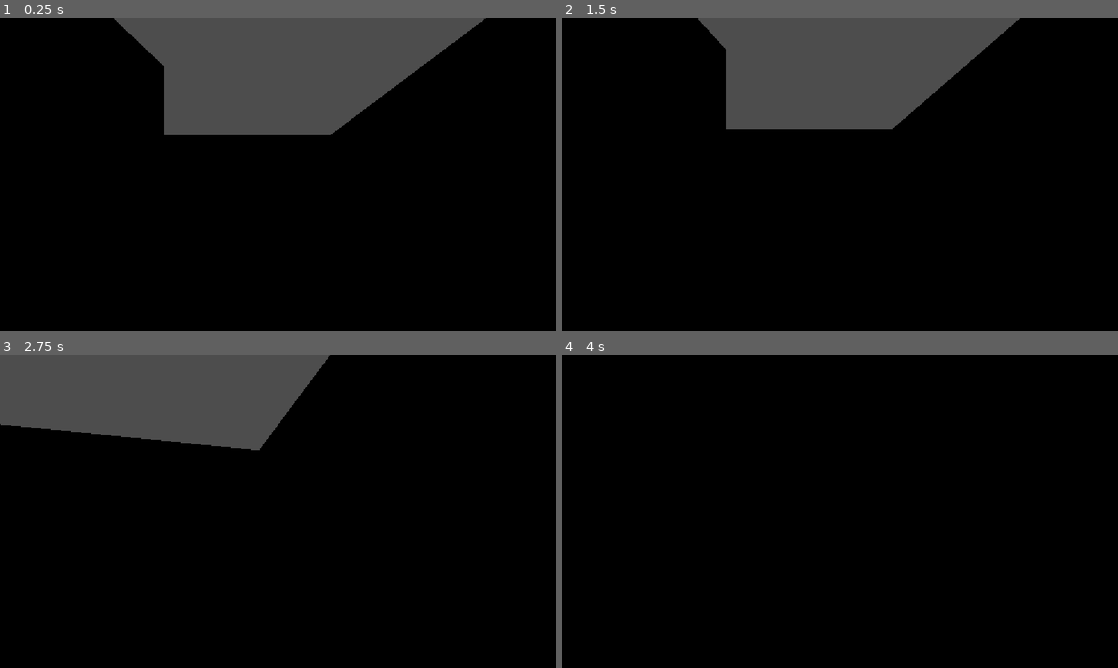
Above: before the commit, frames 1-4 (two rows, left to right).
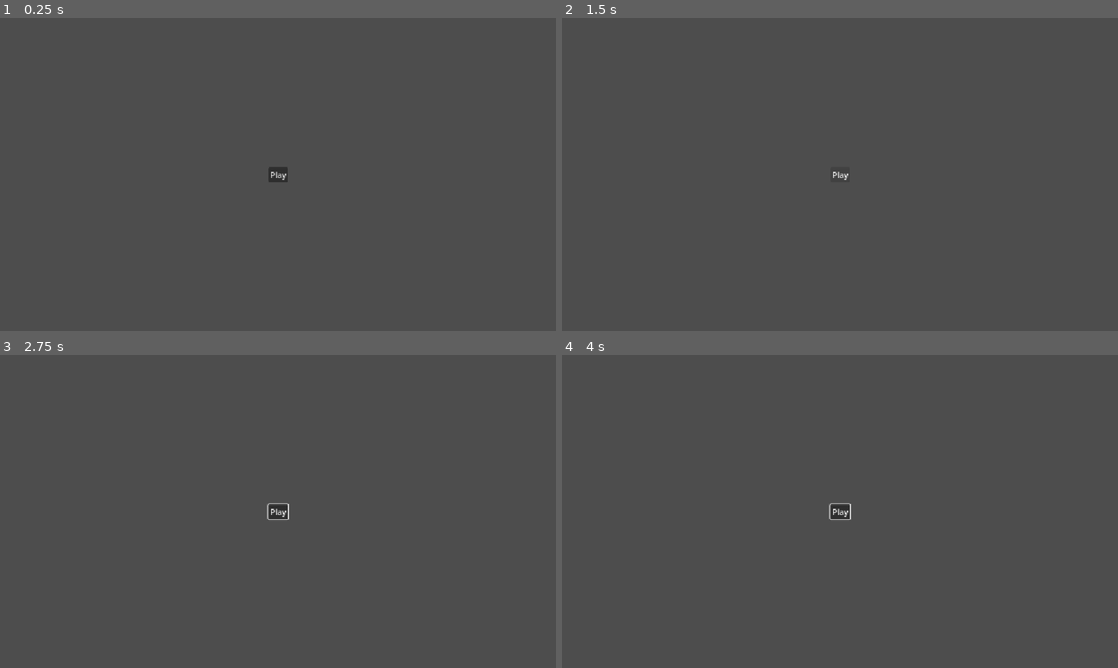
Above: after the commit, the same moments.

Repository: skueee/brackey2026
Game: Godot game, scene res://scenes/mainmenu.tscn
The game is run twice, just before and just after one commit, with the same random seed, the same clock (stepped at 60 frames per second) and the same inputs. Before the commit the project starts from res://scenes/game.tscn.
Inputs (mouse positions are in pixels of both pictures, inside the frame that each line leads up to):
- Up to frame 1 (0.25 s): no input
- Up to frame 2 (1.5 s): click (840, 174) at 0.5 s, where only the run after the commit has a clickable "Play"; click (840, 174) at 1.25 s, where only the run after the commit has a clickable "Play"
- Up to frame 3 (2.75 s): tap Enter (ui_accept) at 2, 2.27 s; move the mouse to (305, 511) at 2.02 s; hold Up (ui_up) from 2.03 s (still down); tap E (interact) at 2.1 s; click (305, 511) at 2.17 s
- Up to frame 4 (4 s): keep holding Up (ui_up); move the mouse to (812, 511) at 2.77 s; tap E (interact) at 2.85, 3.8 s; tap Enter (ui_accept) at 3.02 s; move the mouse to (851, 505) at 3.52 s; tap Alt at 3.6 s

The runs differ from the first frame. In frame 1, 83% of the frame differs, in the area x 0-100%, y 0-100%; in frame 2, 85%; in frame 3, 86%; in frame 4, 100%.

Commit message:
A lot like decoration and not finished stuff but I just crashed

Diff:
--- /dev/null
+++ b/materials/photo.tres
@@ -0,0 +1,13 @@
+[gd_resource type="StandardMaterial3D" format=3 uid="uid://tslaosehxrm3"]
+
+[ext_resource type="Texture2D" uid="uid://8fb343qwj81g" path="res://assets/toilets-frame_D7ShRPYXoAA-XXB.jpg" id="1_ulpqm"]
+
+[resource]
+resource_name = "photo"
+cull_mode = 2
+albedo_texture = ExtResource("1_ulpqm")
+roughness = 0.0
+uv1_scale = Vector3(0.3, 0.3, 0.3)
+uv1_offset = Vector3(0.675, 0, 0.63)
+uv1_triplanar = true
+metadata/_gltf_primary_texture_coord = 0
--- a/project.godot
+++ b/project.godot
@@ -11,7 +11,7 @@
 [application]
 
 config/name="brackey2026"
-run/main_scene="res://scenes/game.tscn"
+run/main_scene="uid://b5ewp582j3il3"
 config/features=PackedStringArray("4.7", "Forward Plus")
 config/icon="res://icon.svg"
 
@@ -65,6 +65,11 @@
 "events": [Object(InputEventKey,"resource_local_to_scene":false,"resource_name":"","device":-1,"window_id":0,"alt_press …(192 unchanged characters)…
 ]
 }
+sneak={
+"deadzone": 0.2,
+"events": [Object(InputEventKey,"resource_local_to_scene":false,"resource_name":"","device":-1,"window_id":0,"alt_pressed":false,"shift_pressed":false,"ctrl_pressed":false,"meta_pressed":false,"pressed":false,"keycode":0,"physical_keycode":4194325,"key_label":0,"unicode":0,"location":0,"echo":false,"script":null)
+]
+}
 
 [physics]
 
--- a/scenes/game.tscn
+++ b/scenes/game.tscn
@@ -1,11 +1,18 @@
 [gd_scene format=3 uid="uid://crvioi4ob8xt1"]
 
+[ext_resource type="Script" uid="uid://b7nhlqrdf2qkd" path="res://scripts/game.gd" id="1_vtaks"]
 [ext_resource type="PackedScene" uid="uid://dd2ddvbstoodt" path="res://scenes/map.tscn" id="1_yqjtg"]
 [ext_resource type="PackedScene" uid="uid://c74ksdhfjhvtd" path="res://scenes/player.tscn" id="2_lnu2h"]
 [ext_resource type="PackedScene" uid="uid://ql4hpth2club" path="res://scenes/main_door.tscn" id="4_iywne"]
 [ext_resource type="PackedScene" uid="uid://cn0pbgffmwyav" path="res://scenes/door.tscn" id="4_lbhrr"]
+[ext_resource type="PackedScene" uid="uid://2c7jcjr3wri1" path="res://scenes/toilet.tscn" id="5_iywne"]
+[ext_resource type="PackedScene" uid="uid://c3dhyg717wedy" path="res://assets/toilets-frame.glb" id="6_p57ef"]
+[ext_resource type="PackedScene" uid="uid://cmc138a4vua3q" path="res://scenes/lightbulb.tscn" id="7_u5sy4"]
+[ext_resource type="PackedScene" uid="uid://b10540qe4jw4t" path="res://assets/armchair.glb" id="8_gee14"]
+[ext_resource type="PackedScene" uid="uid://bgiiltvvongi1" path="res://assets/tv.glb" id="9_0tnpc"]
 
 [node name="Game" type="Node3D" unique_id=856012762]
+script = ExtResource("1_vtaks")
 
 [node name="map" parent="." unique_id=967062836 instance=ExtResource("1_yqjtg")]
 
@@ -24,5 +31,24 @@
 [node name="MainDoor" parent="." unique_id=1358464048 instance=ExtResource("4_iywne")]
 transform = Transform3D(-1, 0, -8.742278e-08, 0, 1, 0, 8.742278e-08, 0, -1, 2.98041, 2.0242095, 6.472859)
 
+[node name="toilet" parent="." unique_id=277518559 instance=ExtResource("5_iywne")]
+transform = Transform3D(1, 0, 0, 0, 1, 0, 0, 0, 1, 8.021408, -0.004638672, -2.202924)
+
+[node name="ToiletsFrame" parent="." unique_id=29138320 instance=ExtResource("6_p57ef")]
+transform = Transform3D(-0.5487974, -4.7977395e-08, -2.3988697e-08, 2.3988697e-08, 1.0485792e-15, -0.5487974, 4.7977395e-08, -0.5487974, 1.0485792e-15, 7.7956276, 3.2342277, 2.6971622)
+
+[node name="lightbulb" parent="." unique_id=1684636636 instance=ExtResource("7_u5sy4")]
+transform = Transform3D(1, 0, 0, 0, 1, 0, 0, 0, 1, 1, 3.0250945, -4)
+
+[node name="armchair" parent="." unique_id=1618154140 instance=ExtResource("8_gee14")]
+transform = Transform3D(-0.6111266, 0, -5.3426387e-08, 0, 0.6111266, 0, 5.3426387e-08, 0, -0.6111266, -1.7858963, 0.26276618, -0.60442877)
+
+[node name="tv" parent="." unique_id=854579743 instance=ExtResource("9_0tnpc")]
+transform = Transform3D(0.54213744, 0, 0, 0, 0.54213744, 0, 0, 0, 0.54213744, -1.8006163, 0.9917176, -4.4048705)
+
+[node name="GameTimer" type="Timer" parent="." unique_id=714791484]
+
+[connection signal="timeout" from="GameTimer" to="." method="_on_game_timer_timeout"]
+
 [editable path="map"]
 [editable path="map/map"]
--- /dev/null
+++ b/scenes/lightbulb.tscn
@@ -0,0 +1,23 @@
+[gd_scene format=3 uid="uid://cmc138a4vua3q"]
+
+[ext_resource type="PackedScene" uid="uid://5dql7r2lqg0o" path="res://assets/lightbulb.glb" id="1_x8a88"]
+
+[sub_resource type="SphereShape3D" id="SphereShape3D_mjfn4"]
+radius = 0.3901181
+
+[node name="lightbulb" type="StaticBody3D" unique_id=1684636636]
+
+[node name="lightbulb" parent="." unique_id=1478452539 instance=ExtResource("1_x8a88")]
+
+[node name="CollisionShape3D" type="CollisionShape3D" parent="." unique_id=1672011330]
+transform = Transform3D(1, 0, 0, 0, 1, 0, 0, 0, 1, 0, 0.023368955, 0)
+shape = SubResource("SphereShape3D_mjfn4")
+
+[node name="AreaLight3D" type="AreaLight3D" parent="." unique_id=1089545032]
+transform = Transform3D(1, 0, 0, 0, -4.371139e-08, 1, 0, -1, -4.371139e-08, 0, 1.1414025, 0)
+light_color = Color(1, 1, 0.92156863, 1)
+light_energy = 16.0
+light_indirect_energy = 2.387
+light_volumetric_fog_energy = 0.0
+light_size = 1.0
+area_size = Vector2(20.93733, 20.065393)
--- a/scenes/main_door.tscn
+++ b/scenes/main_door.tscn
@@ -1,6 +1,7 @@
 [gd_scene format=3 uid="uid://ql4hpth2club"]
 
 [ext_resource type="PackedScene" uid="uid://breosxps5ixtm" path="res://assets/maindoor.glb" id="1_eb4o0"]
+[ext_resource type="Script" uid="uid://pec2eun4hiq1" path="res://scripts/maindoor.gd" id="1_n3uea"]
 
 [sub_resource type="BoxShape3D" id="BoxShape3D_mjfn4"]
 size = Vector3(2.098877, 4.013672, 0.46176147)
@@ -9,6 +10,7 @@
 size = Vector3(0.2355957, 0.0625, 0.107788086)
 
 [node name="MainDoor" type="StaticBody3D" unique_id=1358464048]
+script = ExtResource("1_n3uea")
 
 [node name="maindoor" parent="." unique_id=118913933 instance=ExtResource("1_eb4o0")]
 
--- /dev/null
+++ b/scenes/mainmenu.tscn
@@ -0,0 +1,27 @@
+[gd_scene format=3 uid="uid://b5ewp582j3il3"]
+
+[node name="Mainmenu" type="Control" unique_id=1373687733]
+layout_mode = 3
+anchors_preset = 15
+anchor_right = 1.0
+anchor_bottom = 1.0
+grow_horizontal = 2
+grow_vertical = 2
+
+[node name="VBoxContainer" type="VBoxContainer" parent="." unique_id=902772689]
+layout_mode = 1
+anchors_preset = 8
+anchor_left = 0.5
+anchor_top = 0.5
+anchor_right = 0.5
+anchor_bottom = 0.5
+offset_left = -20.5
+offset_top = -15.5
+offset_right = 20.5
+offset_bottom = 15.5
+grow_horizontal = 2
+grow_vertical = 2
+
+[node name="Button" type="Button" parent="VBoxContainer" unique_id=411141802]
+layout_mode = 2
+text = "Play"
--- a/scenes/player.tscn
+++ b/scenes/player.tscn
@@ -8,7 +8,7 @@
 
 [sub_resource type="CapsuleShape3D" id="CapsuleShape3D_3vyb7"]
 radius = 0.6035156
-height = 2.947998
+height = 2.948
 
 [node name="Player" type="CharacterBody3D" unique_id=528111196]
 script = ExtResource("1_3vyb7")
--- /dev/null
+++ b/scenes/toilet-body.gd
@@ -0,0 +1,4 @@
+extends StaticBody3D
+
+func interact():
+	get_parent().interact()
--- /dev/null
+++ b/scenes/toilet.tscn
@@ -0,0 +1,66 @@
+[gd_scene format=3 uid="uid://2c7jcjr3wri1"]
+
+[ext_resource type="PackedScene" uid="uid://x15xy2ejlbse" path="res://assets/toilet.glb" id="1_ujtcc"]
+[ext_resource type="Script" uid="uid://bspfqvg1l5v8f" path="res://scripts/toilet.gd" id="2_yyxms"]
+[ext_resource type="Script" uid="uid://c08dp0kydt0r7" path="res://scenes/toilet-body.gd" id="3_5rkpo"]
+
+[sub_resource type="BoxShape3D" id="BoxShape3D_mjfn4"]
+size = Vector3(2.0075684, 1.6316833, 2.4622192)
+
+[sub_resource type="Animation" id="Animation_5rkpo"]
+resource_name = "Close"
+length = 0.36666667
+tracks/0/type = "rotation_3d"
+tracks/0/imported = false
+tracks/0/enabled = true
+tracks/0/path = NodePath("Armature/Skeleton3D:Lid")
+tracks/0/interp = 2
+tracks/0/loop_wrap = true
+tracks/0/keys = PackedFloat32Array(0, 1, -6.302369e-16, 2.510452e-08, 2.510452e-08, 1, 0.33333334, 1, 0.7009448, 0, 0, 0.71321553)
+
+[sub_resource type="Animation" id="Animation_jh3ps"]
+resource_name = "Open"
+length = 0.36666667
+tracks/0/type = "rotation_3d"
+tracks/0/imported = false
+tracks/0/enabled = true
+tracks/0/path = NodePath("Armature/Skeleton3D:Lid")
+tracks/0/interp = 2
+tracks/0/loop_wrap = true
+tracks/0/keys = PackedFloat32Array(0, 1, 0.7009448, 0, 0, 0.71321553, 0.36666667, 1, -6.302369e-16, 2.510452e-08, 2.510452e-08, 1)
+
+[sub_resource type="Animation" id="Animation_vwyy6"]
+length = 0.001
+tracks/0/type = "rotation_3d"
+tracks/0/imported = false
+tracks/0/enabled = true
+tracks/0/path = NodePath("Armature/Skeleton3D:Lid")
+tracks/0/interp = 1
+tracks/0/loop_wrap = true
+tracks/0/keys = PackedFloat32Array(0, 1, -6.302369e-16, 2.510452e-08, 2.510452e-08, 1)
+
+[sub_resource type="AnimationLibrary" id="AnimationLibrary_5rr3v"]
+_data = {
+&"Close": SubResource("Animation_5rkpo"),
+&"Open": SubResource("Animation_jh3ps"),
+&"RESET": SubResource("Animation_vwyy6")
+}
+
+[node name="toilet" unique_id=277518559 instance=ExtResource("1_ujtcc")]
+script = ExtResource("2_yyxms")
+
+[node name="Skeleton3D" parent="Armature" parent_id_path=PackedInt32Array(1604985805) index="0" unique_id=10055452]
+unique_name_in_owner = true
+bones/1/scale = Vector3(1, 0.9999999, 0.9999999)
+
+[node name="ToiletBody" type="StaticBody3D" parent="." index="1" unique_id=397380959]
+collision_layer = 3
+script = ExtResource("3_5rkpo")
+
+[node name="CollisionShape3D" type="CollisionShape3D" parent="ToiletBody" index="0" unique_id=2006979642]
+transform = Transform3D(1, 0, 0, 0, 1, 0, 0, 0, 1, -0.0032958984, 0.35346985, 0.0031433105)
+shape = SubResource("BoxShape3D_mjfn4")
+
+[node name="ToiletAnimation" type="AnimationPlayer" parent="." index="2" unique_id=231498939]
+unique_name_in_owner = true
+libraries/ = SubResource("AnimationLibrary_5rr3v")
--- /dev/null
+++ b/scripts/game.gd
@@ -0,0 +1,16 @@
+extends Node3D
+
+@export var money: int
+@export var gametime: int = 1008
+
+func init_game(time):
+	var unit_duration: float = snapped((10.0 * 60.0)/10080 * time, 0.01)
+	$"GameTimer".wait_time = unit_duration
+	$"GameTimer".start(unit_duration)
+
+func _on_game_timer_timeout() -> void:
+	gametime -= 1
+	$"GameTimer".start()
+
+func _ready():
+	init_game(30)
--- /dev/null
+++ b/scripts/maindoor.gd
@@ -0,0 +1,3 @@
+extends StaticBody3D
+
+var someone_is_there : bool = false
--- /dev/null
+++ b/scripts/mainmenu.gd
@@ -0,0 +1 @@
+extends Control
--- /dev/null
+++ b/scripts/toilet.gd
@@ -0,0 +1,8 @@
+extends Node3D
+
+var open = true
+
+func interact():
+	%ToiletAnimation.play("Close" if open else "Open")
+
+	open = !open
Binary file added: assets/armchair.glb
Not shown, added: assets/armchair.glb.import
Binary file added: assets/lightbulb.glb
Not shown, added: assets/lightbulb.glb.import
Binary file added: assets/toilet.glb
Not shown, added: assets/toilet.glb.import
Binary file added: assets/toilet_Duckroll.webp
Not shown, added: assets/toilet_Duckroll.webp.import
Binary file added: assets/toilets-frame.glb
Not shown, added: assets/toilets-frame.glb.import
Binary file added: assets/toilets-frame_D7ShRPYXoAA-XXB.jpg
Not shown, added: assets/toilets-frame_D7ShRPYXoAA-XXB.jpg.import
(and 38 more such lines)
